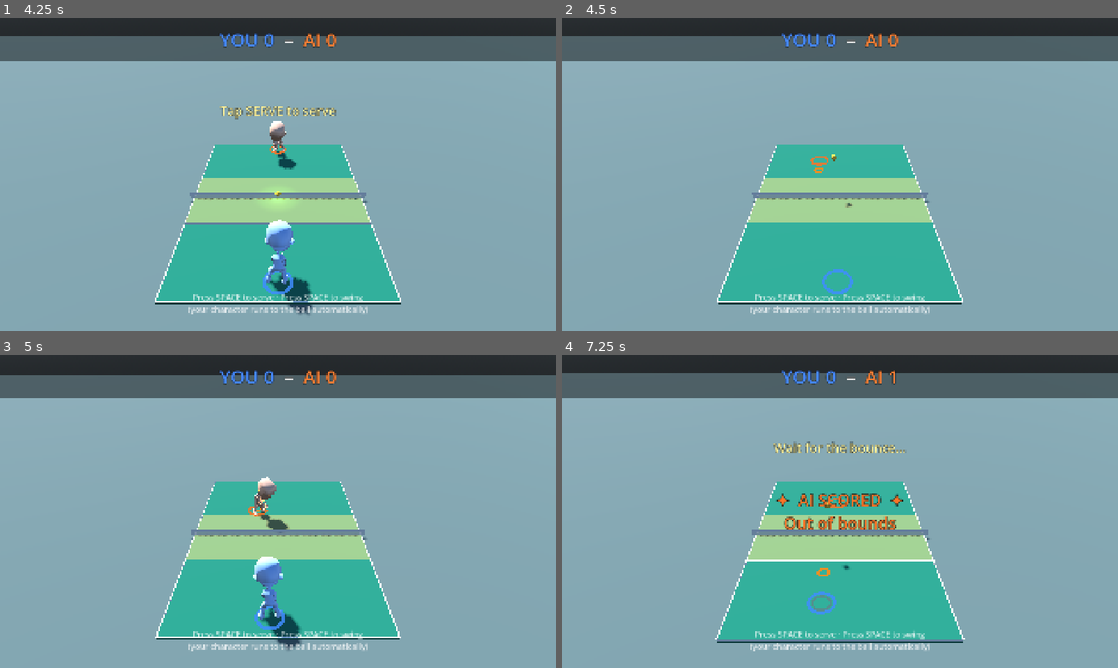
Above: before the commit, frames 1-4 (two rows, left to right).
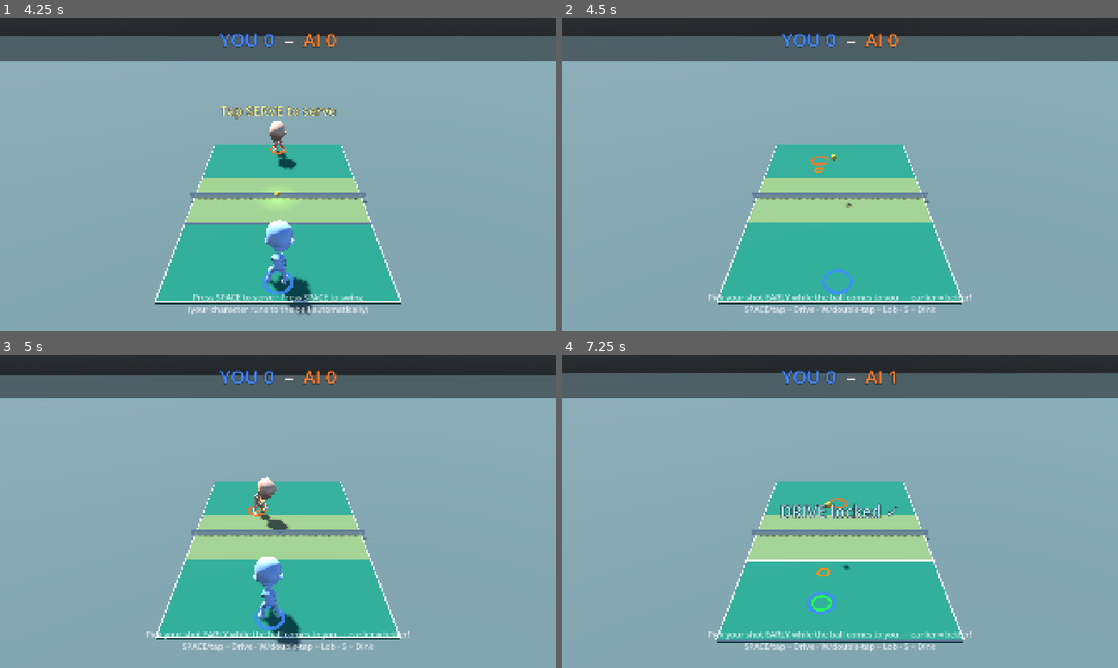
Above: after the commit, the same moments.

Repository: altafhssn/pickleball
Game: Godot game, scene res://scenes/Main.tscn
Same seed, same stepped clock (60 frames per second), same inputs: the game is played once before the commit and once after it.
Inputs (mouse positions are in pixels of both pictures, inside the frame that each line leads up to):
- Up to frame 1 (4.25 s): click "▲" at 0.5 s; click "◀" at 1.25 s; click "▶" at 2 s; click "▼" at 2.75 s; click "▶ Quick Match" at 3.5 s
- Up to frame 2 (4.5 s): tap Space at 4.25 s; move the mouse to (962, 158) at 4.27 s; click (962, 158) at 4.42 s
- Up to frame 3 (5 s): tap Space at 4.52 s
- Up to frame 4 (7.25 s): tap Space at 5, 5.75, 6.5 s; drag from (728, 527) to (812, 574) at 5.02 s; move the mouse to (895, 442) at 5.77 s; click (895, 442) at 5.92 s; drag from (812, 574) to (673, 464) at 6.52 s

Frame 1 is identical in both runs. In frame 2, 1.0% of the frame differs, in the area x 26-74%, y 88-95%; in frame 3, 0.9%; in frame 4, 3.1%, in the area x 26-74%, y 27-95%.

Commit message:
[gameplay] Commit-and-contact swing system
Design agreed with user: commit early + buttons pick depth with
smart aim + auto-run. Replaces the instant-hit press model.

The new loop:
1. AI hits the ball toward the player → "Pick your shot!" prompt,
   pulsing white ring under the character.
2. Player presses LOB / DRIVE / DINK (Space/tap = drive, W/double-tap
   = lob, S = dink) ANY time while the ball is inbound — even before
   it crosses the net. Ring turns green: "shot locked".
   Pressing again before the swing switches the pending shot.
3. Character auto-runs to the intercept (existing auto-mover).
4. When the ball gets within SWING_TRIGGER_RANGE, the smash animation
   starts; CONTACT_DELAY (0.32s) later — mid-swing — the bat "meets"
   the ball and it launches toward the aim. No more launch-on-press:
   the animation visibly hits the ball.
5. Commit earliness sets quality: ≥0.9s early = PERFECT (tight aim),
   ≥0.45s = GOOD, later = OK (sprayed). Smart aim places the shot
   away from where the opponent is standing.
6. Two-bounce rule enforced inside the system (contact only after the
   required bounce) — the "Wait for the bounce" nag and the whiff
   punishment are gone.

AI mirrored: reaction → windup (swing anim) → contact launch, with
the same two-bounce gate (it could previously volley the return of
serve). Serves also play the swing animation on both sides.

Removed/disabled legacy paths: instant _player_swing_with_shot,
volley tap, drag precision shot, power-charge release (replaced by
commit actions). HUD guide rewritten for the new controls.

Co-Authored-By: Claude Fable 5 <noreply@anthropic.com>

Diff:
--- a/scripts/HUDController.gd
+++ b/scripts/HUDController.gd
@@ -46,7 +46,7 @@
 
 func show_gesture_guide(visible_flag: bool) -> void:
 	if visible_flag:
-		gesture_guide.text = "Press SPACE to serve · Press SPACE to swing\n(your character runs to the ball automatically)"
+		gesture_guide.text = "Pick your shot EARLY while the ball comes to you — earlier = better!\nSPACE/tap = Drive · W/double-tap = Lob · S = Dink"
 		guide_timer = 10.0
 	else:
 		gesture_guide.text = ""
--- a/scripts/Main.gd
+++ b/scripts/Main.gd
@@ -69,20 +69,34 @@
 # and rally share the Space key and we want both to edge-detect cleanly.
 var was_serve_space_pressed: bool = false
 var was_rally_space_pressed: bool = false
-# AI auto-swing — fires after a brief reaction window once the ball is in
-# range of the AI character.
+# === COMMIT-AND-CONTACT SWING SYSTEM ===
+# The player commits to a shot type ANY time while the ball approaches.
+# The character auto-runs to the intercept; when the ball gets close the
+# swing animation starts, and CONTACT_DELAY later the bat "meets" the ball
+# and it launches toward the aim. Earlier commit = tighter placement.
+var pending_shot: int = -1          # committed ShotType, -1 = none
+var commit_time_ms: int = 0         # when the player committed (msec ticks)
+var swing_contact_timer: float = 0.0  # counts down from swing start to contact
+var swing_in_progress: bool = false
+var player_swung_this_approach: bool = false  # one swing per incoming ball
+
+const SWING_TRIGGER_RANGE: float = 1.5  # start the swing when ball is this close
+const CONTACT_DELAY: float = 0.32       # swing start → bat-meets-ball moment
+const CONTACT_REACH: float = 2.2        # max distance at contact for a connect
+
+# AI mirror of the same system: windup anim first, launch at contact.
 var ai_ready_to_swing: bool = false
 var ai_swing_timer: float = 0.0
+var ai_contact_timer: float = 0.0
+var ai_winding_up: bool = false
 # Flag set when AI just swung; cleared when the ball crosses back to the
 # player's side. Prevents the AI from re-hitting its own outgoing ball.
 var ai_just_swung: bool = false
-const AI_REACTION_TIME: float = 0.35
-# Tighter than the player's range — the AI has to actually be near the ball
+const AI_REACTION_TIME: float = 0.25
+# Tighter than the player's reach — the AI has to actually be near the ball
 # to connect, so well-placed shots into the corners win the rally outright.
 const AI_HIT_RANGE: float = 1.20
-# How close the ball needs to be to the player character for a Space press
-# to count as a connected swing. Generous on purpose.
-const PLAYER_HIT_RANGE: float = 2.1
+const AI_CONTACT_REACH: float = 1.45
 
 # Camera base (Main owns this; GameFeel adds a shake offset on top each frame).
 var camera_base_pos: Vector3 = Vector3.ZERO
@@ -295,117 +309,166 @@
 	was_serve_space_pressed = space_now
 
 func _process_rally_input() -> void:
-	# Wii-Sports rally swing: one tap of Space hits the ball when it's on
-	# the player's side. Whether the swing connects depends only on whether
-	# the ball is in PLAYER_HIT_RANGE of the character.
+	# Space = commit a DRIVE. Commit is allowed any time the ball is heading
+	# our way — even while it's still on the AI's side. Earlier = better.
 	var space_now: bool = Input.is_key_pressed(KEY_SPACE)
-	if rally_active and ball.is_in_play and ball.position.z < 0 and not game_state.can_serve():
+	if not game_state.can_serve():
 		if space_now and not was_rally_space_pressed:
-			_player_swing()
+			_commit_shot(BallRef.ShotType.DRIVE)
 	was_rally_space_pressed = space_now
 
-# Wii-Sports player swing: forgiving — if the ball is anywhere within
-# PLAYER_HIT_RANGE of the character, the swing connects and the ball flies
-# back toward the opponent's court. Timing quality (distance at impact)
-# controls power: closer = PERFECT, further = OK.
-func _player_swing() -> void:
-	_player_swing_with_shot(BallRef.ShotType.DRIVE)
-
-# Single entry point — used by keyboard Space and by the LOB/DRIVE/DINK
-# touch buttons. Computes the timing quality, shows feedback, applies a
-# power proportional to that quality.
-func _player_swing_with_shot(shot_type: int) -> void:
+# === COMMIT-AND-CONTACT (player) ===
+
+# Record the player's shot choice. The actual contact happens later, timed
+# to the swing animation, in _process_commit_swing. Pressing again before
+# the swing starts switches the pending shot (e.g. DRIVE → LOB).
+func _commit_shot(shot_type: int) -> void:
 	if not (rally_active and ball.is_in_play):
 		return
-	# Ball must be solidly on the player's side, not still passing over the
-	# net. The 0.1 margin treats anything within 10 cm of the net as "not
-	# yet on your side" — prevents the 'I swung but the ball was on the
-	# other court' feeling.
+	if player_swung_this_approach or swing_in_progress:
+		return
+	if ball.last_hitter_id == 0:
+		return  # we hit it last; it's the AI's ball
+	var first_commit: bool = pending_shot == -1
+	pending_shot = shot_type
+	if first_commit:
+		commit_time_ms = Time.get_ticks_msec()
+	var shot_name: String = "DRIVE"
+	match shot_type:
+		BallRef.ShotType.LOB: shot_name = "LOB"
+		BallRef.ShotType.DINK: shot_name = "DINK"
+	hud.show_message(shot_name + " locked ✓", Color(0.75, 0.9, 1.0))
+
+# Runs every frame: starts the swing when the inbound ball gets close, then
+# launches the ball at the animation's contact moment.
+func _process_commit_swing(delta: float) -> void:
+	# Reset for the next approach once the ball is heading away again.
+	if not (rally_active and ball.is_in_play) or ball.last_hitter_id == 0:
+		pending_shot = -1
+		swing_in_progress = false
+		swing_contact_timer = 0.0
+		player_swung_this_approach = false
+		return
+
+	# Mid-swing: count down to the bat-meets-ball moment.
+	if swing_in_progress:
+		swing_contact_timer -= delta
+		if swing_contact_timer <= 0.0:
+			swing_in_progress = false
+			_launch_committed_shot()
+		return
+
+	if pending_shot == -1 or player_swung_this_approach:
+		return
+	# Trigger conditions: ball solidly on our side, required bounce done,
+	# within swing-trigger range of the character.
 	if ball.position.z > -0.1:
 		return
-	if ball.linear_velocity.z > 0.5:
-		return  # ball flying away, can't be hit
+	if total_bounces_in_rally < 2 and bounces_since_last_hit < 1:
+		return  # two-bounce rule: wait for it to land first
 	var dist: float = Vector2(player.position.x - ball.position.x, player.position.z - ball.position.z).length()
-	if dist > PLAYER_HIT_RANGE:
-		hud.show_message("Whiff!", Color(1, 0.4, 0.4))
-		return
-	# Tier feedback only — quality affects target precision, not arc.
-	var quality_scale: float
-	if dist < PERFECT_DIST:
+	if dist <= SWING_TRIGGER_RANGE:
+		swing_in_progress = true
+		player_swung_this_approach = true
+		swing_contact_timer = CONTACT_DELAY
+		_animate_paddle_swing(player)
+
+func _launch_committed_shot() -> void:
+	var shot_type: int = pending_shot
+	pending_shot = -1
+	if not (rally_active and ball.is_in_play):
+		return
+	# Generous reach at contact — the trigger already required proximity.
+	var dist: float = Vector2(player.position.x - ball.position.x, player.position.z - ball.position.z).length()
+	if dist > CONTACT_REACH or ball.position.z > -0.05:
+		hud.show_message("Missed!", Color(1, 0.4, 0.4))
+		return
+	# Quality from commit earliness: deciding early = a composed shot.
+	var early_sec: float = float(Time.get_ticks_msec() - commit_time_ms) / 1000.0
+	var spread: float
+	if early_sec >= 0.9:
 		hud.show_message("✦ PERFECT! ✦", Color(0.2, 1.0, 0.4))
-		quality_scale = 0.10  # tight aim
-	elif dist < GOOD_DIST:
+		spread = 0.10
+	elif early_sec >= 0.45:
 		hud.show_message("GOOD!", Color(1.0, 0.95, 0.2))
-		quality_scale = 0.25
+		spread = 0.25
 	else:
 		hud.show_message("OK", Color(1.0, 0.6, 0.2))
-		quality_scale = 0.45  # sprayed aim
-	# Shot type determines trajectory (flight time) and target depth.
-	# LOB high & deep; DINK low & short; DRIVE low & mid.
-	var target_x: float = clampf(-ball.position.x * 0.7 + randf_range(-quality_scale, quality_scale), -1.2, 1.2)
+		spread = 0.45
+	# Smart aim: place away from where the opponent is standing.
+	var away_x: float = clampf(-opponent.position.x * 1.2, -1.1, 1.1)
+	var target_x: float = clampf(away_x + randf_range(-spread, spread), -1.2, 1.2)
 	var target_z: float
 	var flight_time: float
 	match shot_type:
 		BallRef.ShotType.LOB:
-			target_z = OPPONENT_BASELINE - randf_range(0.3, 0.55)   # safer depth
+			target_z = OPPONENT_BASELINE - randf_range(0.3, 0.55)
 			flight_time = 1.10
 		BallRef.ShotType.DINK:
 			target_z = randf_range(0.4, 0.85)
 			flight_time = 0.90
 		_:
-			target_z = OPPONENT_BASELINE - randf_range(0.6, 1.0)   # comfortably in-court
+			target_z = OPPONENT_BASELINE - randf_range(0.6, 1.0)
 			flight_time = 0.70
-	var target := Vector3(target_x, 0, target_z)
-	ball.launch_at_target(ball.position, target, flight_time)
+	ball.launch_at_target(ball.position, Vector3(target_x, 0, target_z), flight_time)
 	ball.last_hitter_id = 0
 	last_player_shot_type = shot_type
-	# Convert the timing tier back to a 0-1 "power" for downstream listeners
-	# (audio, vfx) that still expect that signal shape.
-	var emit_power: float = 1.0 - clampf(quality_scale / 0.45, 0.0, 1.0) * 0.5
+	var emit_power: float = 1.0 - clampf(spread / 0.45, 0.0, 1.0) * 0.5
 	EventBus.ball_hit.emit(0, shot_type, emit_power)
-	# (No _announce_shot here — the PERFECT/GOOD/OK quality flash is the
-	# feedback. Two messages in one frame fight and read as flicker.)
 	match_manager.record_hit()
-	_animate_paddle_swing(player)
-
-# Wii-Sports AI auto-swing: once the ball is on the AI's side and within
-# AI_HIT_RANGE of the AI character, fire a swing after a short reaction
-# window. No decision tree, no shot types — just send the ball back.
+
+# === COMMIT-AND-CONTACT (AI mirror) ===
+# Two-phase like the player: reaction → windup (swing anim plays) →
+# contact (ball launches), so the bat visually meets the ball.
 func _process_ai_swing(delta: float) -> void:
 	# When the ball is back on the player's side, reset everything.
 	if ball.position.z < 0:
 		ai_ready_to_swing = false
 		ai_swing_timer = 0.0
+		ai_winding_up = false
+		ai_contact_timer = 0.0
 		ai_just_swung = false
 		return
 	if not (rally_active and ball.is_in_play):
 		ai_ready_to_swing = false
 		ai_swing_timer = 0.0
+		ai_winding_up = false
 		return
 	# Don't re-hit a ball we just sent away.
 	if ai_just_swung:
 		return
-	if total_bounces_in_rally < 1:
-		return  # wait for the serve to bounce first
+	# Two-bounce rule, same gate as the player: until both the serve and
+	# the return have bounced, every hit must follow a bounce.
+	if total_bounces_in_rally < 2 and bounces_since_last_hit < 1:
+		return
+
+	# Windup phase: swing anim already playing; launch at the contact moment.
+	if ai_winding_up:
+		ai_contact_timer -= delta
+		if ai_contact_timer <= 0.0:
+			ai_winding_up = false
+			var dist_now: float = Vector2(opponent.position.x - ball.position.x, opponent.position.z - ball.position.z).length()
+			if dist_now <= AI_CONTACT_REACH:
+				ai_just_swung = true
+				_ai_launch()
+		return
+
+	# Reaction phase: ball entered range → wait the reaction time, then
+	# start the windup early enough that contact lands when the ball is in.
 	if ai_ready_to_swing:
 		ai_swing_timer -= delta
 		if ai_swing_timer <= 0.0:
 			ai_ready_to_swing = false
-			# Re-check distance at swing time — if the ball moved out of
-			# range during the reaction window, AI whiffs (no hit, last
-			# hitter unchanged, so the eventual fault goes to the right
-			# side).
-			var dist_now: float = Vector2(opponent.position.x - ball.position.x, opponent.position.z - ball.position.z).length()
-			if dist_now <= AI_HIT_RANGE:
-				ai_just_swung = true
-				_ai_swing()
+			ai_winding_up = true
+			ai_contact_timer = CONTACT_DELAY
+			_animate_paddle_swing(opponent)
 		return
 	var dist: float = Vector2(opponent.position.x - ball.position.x, opponent.position.z - ball.position.z).length()
-	if dist <= AI_HIT_RANGE:
+	if dist <= AI_HIT_RANGE + 0.4:
 		ai_ready_to_swing = true
 		ai_swing_timer = AI_REACTION_TIME
 
-func _ai_swing() -> void:
+func _ai_launch() -> void:
 	if not rally_active or not ball.is_in_play:
 		return
 	var target_x: float = clampf(-ball.position.x * 0.5 + randf_range(-0.45, 0.45), -1.2, 1.2)
@@ -416,7 +479,6 @@
 	ball.last_hitter_id = 1
 	EventBus.ball_hit.emit(1, BallRef.ShotType.DRIVE, 0.75)
 	match_manager.record_hit()
-	_animate_paddle_swing(opponent)
 
 func _launch_player_serve(power: float) -> void:
 	if not player_serve_ready:
@@ -429,6 +491,7 @@
 	var target := Vector3(randf_range(-0.5, 0.5), 0, 1.1)
 	ball.serve(ball.position, target, power)
 	ball.last_hitter_id = 0
+	_animate_paddle_swing(player)
 
 	EventBus.ball_served.emit(ball.position, target)
 	EventBus.ball_hit.emit(0, BallRef.ShotType.DRIVE, power)
@@ -530,8 +593,8 @@
 	_touch_hit(BallRef.ShotType.DINK)
 
 func _touch_hit(shot_type: int) -> void:
-	# Touch buttons share the keyboard swing's quality-based pipeline.
-	_player_swing_with_shot(shot_type)
+	# Touch buttons commit a shot; contact is timed to the swing animation.
+	_commit_shot(shot_type)
 
 func _on_touch_move(direction: Vector2) -> void:
 	touch_move_dir = direction
@@ -558,30 +621,20 @@
 func _update_swing_zone_ring() -> void:
 	if swing_zone_ring == null:
 		return
-	# Only show when the ball is approaching the player on their side.
-	if not (rally_active and ball.is_in_play) \
-		or ball.position.z >= 0 \
-		or ball.linear_velocity.z > 0.5:
+	# Commit-state indicator: show while the ball is ours to play.
+	#   pulsing white — ball inbound, no shot locked yet (press something!)
+	#   green        — shot locked, character will swing automatically
+	if not (rally_active and ball.is_in_play) or ball.last_hitter_id == 0:
 		swing_zone_ring.visible = false
 		return
 	swing_zone_ring.visible = true
 	swing_zone_ring.global_position = Vector3(player.position.x, 0.015, player.position.z)
-
-	# Two-bounce wait: ring is grey/dim, "don't hit yet" cue.
-	var awaiting_bounce: bool = total_bounces_in_rally < 2 and bounces_since_last_hit < 1
 	var color: Color
-	if awaiting_bounce:
-		color = Color(0.45, 0.45, 0.5, 0.55)   # grey: not yet hittable
+	if pending_shot == -1 and not player_swung_this_approach:
+		var pulse: float = 0.6 + 0.4 * sin(Time.get_ticks_msec() / 180.0)
+		color = Color(1.0, 1.0, 1.0, pulse)
 	else:
-		var dist: float = Vector2(player.position.x - ball.position.x, player.position.z - ball.position.z).length()
-		if dist < PERFECT_DIST:
-			color = Color(0.15, 1.0, 0.35, 1.0)     # green
-		elif dist < GOOD_DIST:
-			color = Color(1.0, 0.95, 0.2, 0.95)     # yellow
-		elif dist < PLAYER_HIT_RANGE:
-			color = Color(1.0, 0.55, 0.15, 0.9)     # orange
-		else:
-			color = Color(1.0, 0.25, 0.25, 0.7)     # red
+		color = Color(0.15, 1.0, 0.35, 1.0)
 	var mat: StandardMaterial3D = swing_zone_ring.material_override as StandardMaterial3D
 	mat.albedo_color = color
 	mat.emission = Color(color.r, color.g, color.b)
@@ -720,6 +773,7 @@
 	_update_swing_zone_ring()
 	_process_serve_input(delta)
 	_process_rally_input()
+	_process_commit_swing(delta)
 	_process_ai_swing(delta)
 	_check_ball_stuck(delta)
 
@@ -962,6 +1016,7 @@
 	var target = Vector3(randf_range(-0.5, 0.5), 0, PLAYER_BASELINE + 0.45)
 	ball.serve(ball.position, target, 0.55)
 	ball.last_hitter_id = 1
+	_animate_paddle_swing(opponent)
 	EventBus.ball_served.emit(ball.position, target)
 	EventBus.ball_hit.emit(1, BallRef.ShotType.DRIVE, 0.6)
 
@@ -988,11 +1043,6 @@
 # === PLAYER INPUT ===
 
 func _on_swipe_detected(velocity: Vector2, _distance: float) -> void:
-	# If charging, release power shot first
-	if is_charging:
-		release_power_shot()
-		return
-
 	if not game_state.can_serve() and not rally_active:
 		return
 
@@ -1005,7 +1055,9 @@
 			_handle_player_serve(dir_name, velocity)
 		return
 
-	if rally_active and ball.position.z < 0 and ball.is_in_play:
+	# Rally: swipes commit a shot (direction picks the type); commit is
+	# allowed any time the ball is inbound, even before it crosses the net.
+	if rally_active and ball.is_in_play:
 		_handle_player_shot(dir_name, velocity)
 
 func _handle_player_serve(swipe_dir: String, velocity: Vector2) -> void:
@@ -1065,47 +1117,20 @@
 			shot_type = BallRef.ShotType.DINK
 		_:
 			shot_type = BallRef.ShotType.DRIVE
-	_player_swing_with_shot(shot_type)
+	_commit_shot(shot_type)
 
 func _on_tap_detected(_position: Vector2) -> void:
-	# If charging, release power shot
-	if is_charging:
-		release_power_shot()
-		return
-
-	# Tap = volley if ball on player side and in air
-	if rally_active and ball.position.z < 0 and ball.position.y > 0.1 and ball.is_in_play:
-		if _is_two_bounce_violation():
-			hud.show_message("Wait for the bounce!")
-			return
-		var power = 0.7
-		var direction = Vector3(0, -0.1, 1.0).normalized()
-
-		if match_manager.check_kitchen_violation(player.position, true):
-			hud.show_message("No volleying from the kitchen!")
-			return
-
-		ball.hit(power, direction, BallRef.ShotType.VOLLEY)
-		ball.last_hitter_id = 0
-		last_player_shot_type = BallRef.ShotType.VOLLEY
-		EventBus.ball_hit.emit(0, BallRef.ShotType.VOLLEY, power)
-		_announce_shot(BallRef.ShotType.VOLLEY)
-		match_manager.record_hit()
+	# Tap = commit a DRIVE (same as Space).
+	_commit_shot(BallRef.ShotType.DRIVE)
 
 func _on_double_tap(_position: Vector2) -> void:
-	# Double tap starts power charge
-	start_power_charge()
-
-func _on_drag(from: Vector2, to: Vector2) -> void:
-	if rally_active and ball.position.z < 0 and ball.is_in_play:
-		var drag_vector = to - from
-		var power = clampf(drag_vector.length() / 500.0, 0.3, 0.9)
-		var target_x = clampf((to.x - 540) / 540.0, -0.5, 0.5)
-		var direction = Vector3(target_x, 0.3, 0.9).normalized()
-		ball.hit(power, direction, BallRef.ShotType.DRIVE)
-		ball.last_hitter_id = 0
-		EventBus.ball_hit.emit(0, BallRef.ShotType.DRIVE, power)
-		match_manager.record_hit()
+	# Double tap = commit a LOB.
+	_commit_shot(BallRef.ShotType.LOB)
+
+func _on_drag(_from: Vector2, _to: Vector2) -> void:
+	# Drags route through _on_swipe_detected → _handle_player_shot, which
+	# commits by direction. Nothing extra here.
+	pass
 
 # === AI SHOT ===
 
@@ -1235,13 +1260,13 @@
 func _update_turn_indicator() -> void:
 	if not rally_active or not ball.is_in_play:
 		return
-	if ball.position.z < 0:
-		# Two-bounce phase: the ball has crossed to player's side after
-		# the AI's serve but hasn't bounced yet. Tell the user to wait.
-		if total_bounces_in_rally < 2 and bounces_since_last_hit < 1:
-			hud.show_serve_indicator("Wait for the bounce…")
+	# Commit-early model: prompt the moment the ball is ours to play
+	# (AI hit it last), clear once a shot is locked or it's not our ball.
+	if ball.last_hitter_id != 0 and not player_swung_this_approach:
+		if pending_shot == -1:
+			hud.show_serve_indicator("Pick your shot!")
 		else:
-			hud.show_serve_indicator("SPACE to swing!")
+			hud.show_serve_indicator("")
 	else:
 		hud.show_serve_indicator("")
 
@@ -1461,7 +1486,13 @@
 	total_bounces_in_rally = 0
 	ai_ready_to_swing = false
 	ai_swing_timer = 0.0
+	ai_winding_up = false
+	ai_contact_timer = 0.0
 	ai_just_swung = false
+	pending_shot = -1
+	swing_in_progress = false
+	swing_contact_timer = 0.0
+	player_swung_this_approach = false
 	was_serve_space_pressed = false
 	was_rally_space_pressed = false
 	match_manager.reset_rally()
